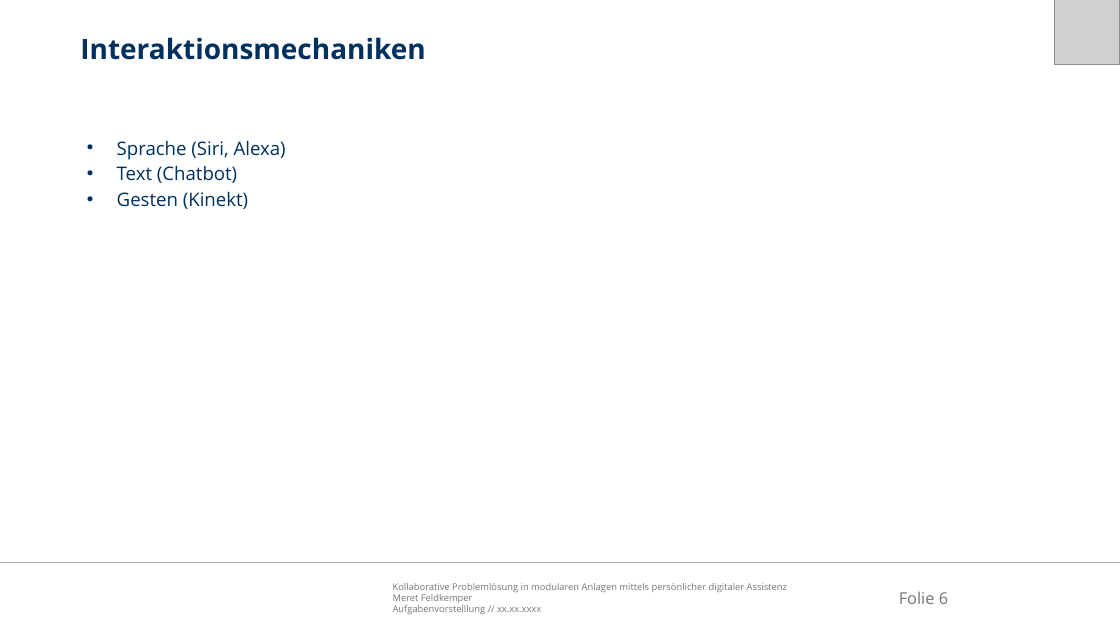
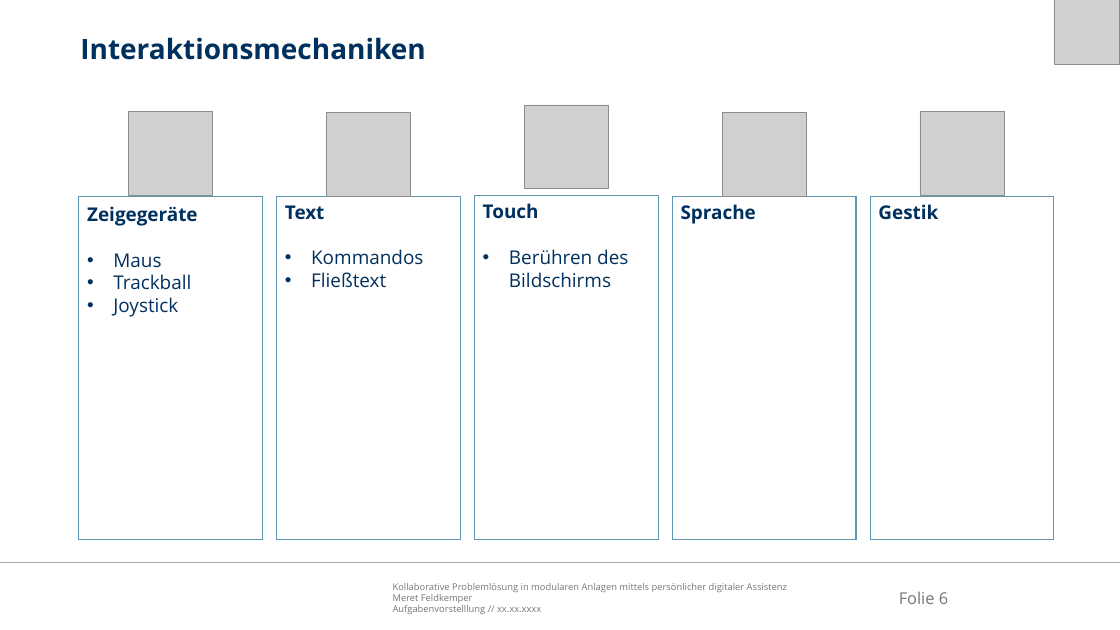
Before and after one commit to Ral3007/Diplomarbeit, a slide deck: slide 6 of Dokumente/Präsentationen/2019-01-07_DA_Feldkemper_Aufgabenvorstellung.pptx. Drawn at 1120x630 pixels with LibreOffice and Linux fonts; fonts in the diff are those of the drawing; grey boxes stand for pictures; background and template pictures are left out. Boxes give left, top, right and bottom in pixels: in the first picture for what was removed or moved away, otherwise in the second. Text is boxed around its words. In the diff, an @@ line names an element or a change of style, - is before the commit and + after.

```diff
--- a/Dokumente/Präsentationen/2019-01-07_DA_Feldkemper_Aufgabenvorstellung.pptx
+++ b/Dokumente/Präsentationen/2019-01-07_DA_Feldkemper_Aufgabenvorstellung.pptx
@@ picture added at [129, 112, 213, 196] @@
@@ picture added at [327, 113, 411, 197] @@
@@ picture added at [524, 105, 608, 189] @@
@@ picture added at [723, 113, 807, 197] @@
@@ picture added at [920, 112, 1004, 196] @@
@@ text removed at [117, 140, 286, 209] @@
-  • Sprache (Siri, Alexa)
-  • Text (Chatbot)
-  • Gesten (Kinekt)
@@ rectangle added at [79, 197, 263, 539], fill #FFFFFF, outline #6096B3 1 pt, 16.2 pt, text #00305E @@
+Zeigegeräte
+• Maus
+• Trackball
+• Joystick
@@ rectangle added at [276, 197, 460, 539], fill #FFFFFF, outline #6096B3 1 pt, 16.2 pt, text #00305E @@
+Text
+• Kommandos
+• Fließtext
@@ rectangle added at [475, 196, 659, 539], fill #FFFFFF, outline #6096B3 1 pt, 16.2 pt, text #00305E @@
+Touch
+• Berühren des Bildschirms
@@ rectangle added at [672, 197, 856, 539], fill #FFFFFF, outline #6096B3 1 pt, 16.2 pt, text #00305E, bold @@
+Sprache
@@ rectangle added at [870, 197, 1054, 539], fill #FFFFFF, outline #6096B3 1 pt, 16.2 pt, text #00305E, bold @@
+Gestik
```
Also in this commit, not shown: 3 other slides changed, 1 slide added, 1 slide removed, 9 other files.
